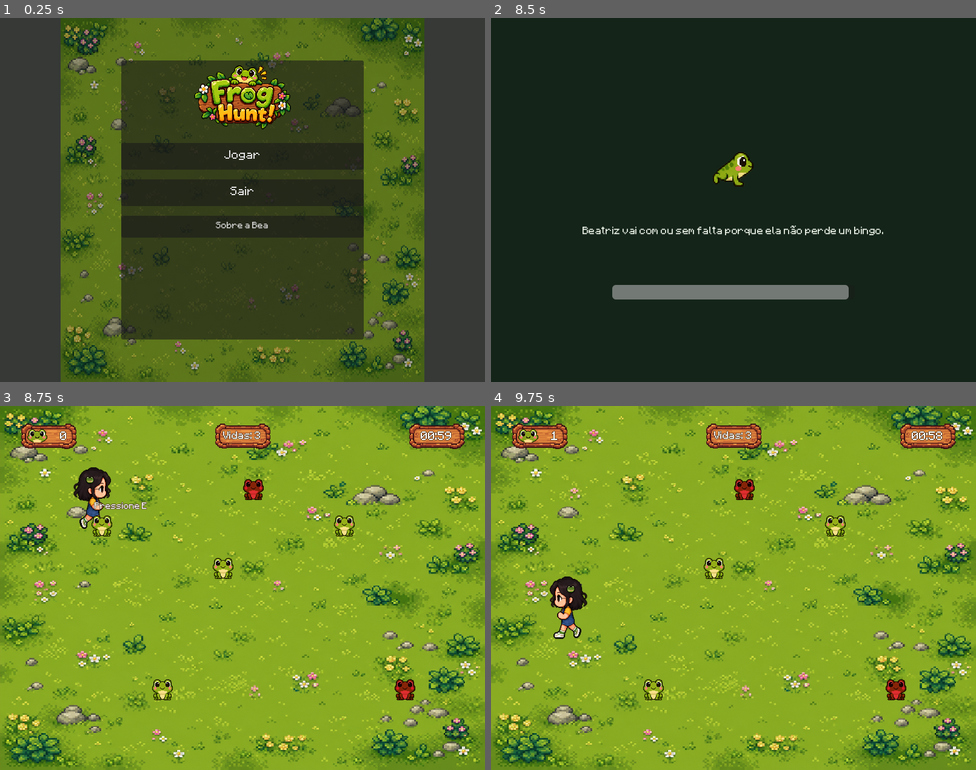
Above: before the commit, frames 1-4 (two rows, left to right).
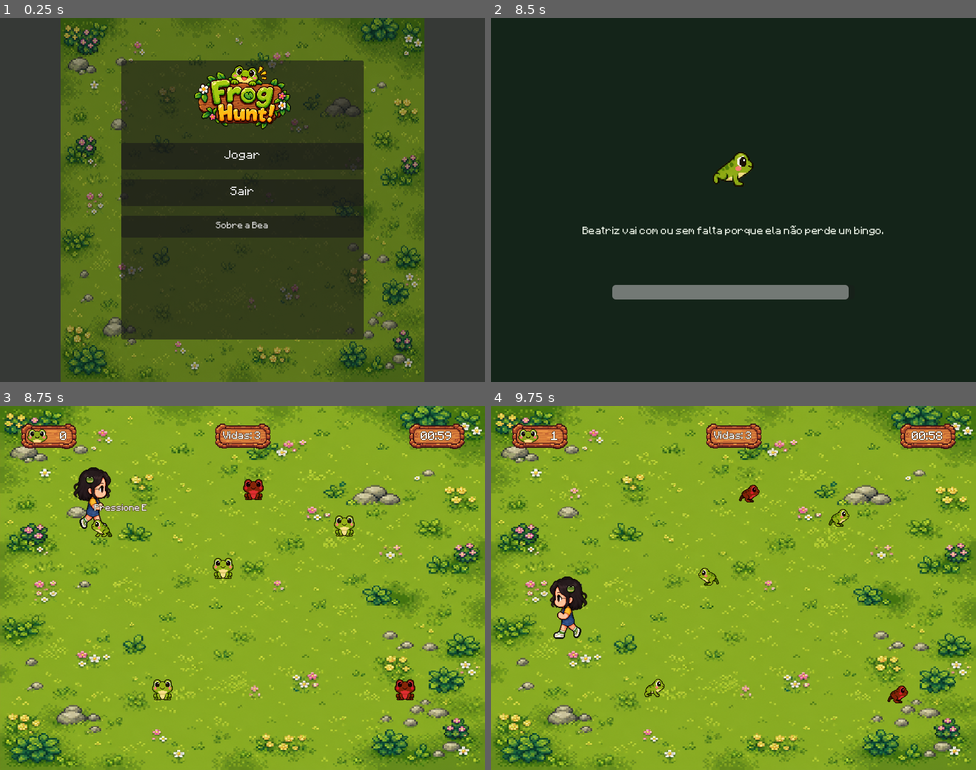
Above: after the commit, the same moments.

Repository: leticialencar/P.I-Games-beatriz-and-the-frogs
Game: Godot game, scene res://scenes/main_menu.tscn
Same seed, same stepped clock (60 frames per second), same inputs: the game is played once before the commit and once after it.
Inputs:
- Up to frame 1 (0.25 s): no input
- Up to frame 2 (8.5 s): click "Jogar" at 0.5 s; tap Enter at 1.25 s; hold Right 1.28-2.03 s; tap E every 0.75 s from 1.35 to 8.1 s; tap Space at 1.52, 2.27, 3.77, 4.52, 5.27, 6.77, 7.52, 8.27 s; hold Down 2.03-2.78 s; hold Right 2.78-3.53 s; hold Up 3.53-4.28 s; hold Left 4.28-5.78 s; hold Down 5.78-6.53 s; hold Right 6.53-7.28 s; hold Up 7.28-8.03 s; hold Right from 8.03 s (still down)
- Up to frame 3 (8.75 s): keep holding Right
- Up to frame 4 (9.75 s): tap E at 8.75, 8.85, 9.6 s; release Right at 8.78 s; hold Down 8.78-9.53 s; hold Left from 9.53 s (still down)

Frames 1-2 are identical in both runs. In frame 3, 0.3% of the frame differs, in the area x 18-31%, y 26-36%; in frame 4, 1.0%, in the area x 31-86%, y 20-82%.

Commit message:
Refactor Frog behavior and player movement logic. Updated frog types and added fleeing mechanics for the green frog. Improved input handling for player movement to normalize diagonal speed and prioritize animation direction.

Diff:
--- a/godot/scripts/frog.gd
+++ b/godot/scripts/frog.gd
@@ -1,7 +1,7 @@
 class_name Frog
 extends Node2D
 
-## Tipos do GDD — etapa 1: Verde (comum) e Estranho (inimigo).
+## Tipos do GDD — etapa atual: Verde (foge) e Estranho (persegue).
 enum FrogType { GREEN, STRANGE }
 
 const SCALE := 0.18
@@ -15,6 +15,15 @@
 const PATROL_SPEED := 55.0
 const CHASE_SPEED := 110.0
 
+## Mapa 1: raio de fuga pequeno/médio (GDD).
+const GREEN_DETECT_RADIUS := 115.0
+const GREEN_PATROL_SPEED := 75.0
+const GREEN_FLEE_SPEED := 175.0
+const GREEN_HOP_TIME := 0.38
+const GREEN_PAUSE_MIN := 0.45
+const GREEN_PAUSE_MAX := 1.1
+const GREEN_FLEE_HOP_TIME := 0.28
+
 @onready var sprite: Sprite2D = $Sprite2D
 
 var frog_type: FrogType = FrogType.GREEN
@@ -33,6 +42,7 @@
 var moving := false
 var action_playing := false
 var chasing := false
+var fleeing := false
 
 var state_timer := 0.0
 var state_duration := 0.0
@@ -48,7 +58,7 @@
 		speed = PATROL_SPEED
 	else:
 		modulate = Color.WHITE
-		speed = 60.0
+		speed = GREEN_PATROL_SPEED
 
 
 func is_catchable() -> bool:
@@ -60,15 +70,15 @@
 
 
 func get_center() -> Vector2:
-	if sprite.texture == null:
+	if sprite == null or sprite.texture == null:
 		return global_position
 	return global_position + sprite.texture.get_size() * 0.5
 
 
 func _ready() -> void:
 	_load_sprites()
-	move_dir = Vector2([-1.0, 1.0].pick_random(), 0.0)
-	state_duration = randf_range(1.0, 3.0)
+	move_dir = _random_dir()
+	state_duration = randf_range(GREEN_PAUSE_MIN, GREEN_PAUSE_MAX)
 	action_timer = randf_range(4.0, 8.0)
 	if idle_textures.size() > 0:
 		sprite.texture = idle_textures[0]
@@ -99,7 +109,7 @@
 			moving = not moving
 			state_duration = randf_range(1.0, 2.5)
 			if moving:
-				move_dir = Vector2(randf_range(-1.0, 1.0), randf_range(-1.0, 1.0)).normalized()
+				move_dir = _random_dir()
 				walk_frame = 0
 			else:
 				idle_frame = 0
@@ -118,12 +128,36 @@
 
 
 func _process_green(delta: float) -> void:
+	fleeing = false
+
+	if player != null and is_instance_valid(player):
+		var away: Vector2 = get_center() - player.get_center()
+		var distance: float = away.length()
+		if distance <= GREEN_DETECT_RADIUS and distance > 0.1:
+			fleeing = true
+			# Vetor oposto à Bea + leve variação para não travar em linha reta.
+			var flee_dir: Vector2 = away.normalized()
+			var side: Vector2 = Vector2(-flee_dir.y, flee_dir.x) * randf_range(-0.35, 0.35)
+			move_dir = (flee_dir + side).normalized()
+			speed = GREEN_FLEE_SPEED
+			moving = true
+			action_playing = false
+
+	if fleeing:
+		position += move_dir * speed * delta
+		_clamp_to_screen()
+		_advance_walk(delta)
+		sprite.texture = walk_textures[walk_frame]
+		sprite.flip_h = move_dir.x < 0.0
+		return
+
+	# Longe da Bea: saltos aleatórios com pausas (GDD).
 	if action_playing:
 		_update_action(delta)
 		return
 
 	action_timer -= delta
-	if action_timer <= 0.0:
+	if action_timer <= 0.0 and not moving:
 		action_playing = true
 		action_frame = 0
 		animation_timer = 0.0
@@ -133,15 +167,17 @@
 	if state_timer >= state_duration:
 		state_timer = 0.0
 		moving = not moving
-		state_duration = randf_range(1.0, 3.0)
 		if moving:
-			move_dir = Vector2([-1.0, 1.0].pick_random(), 0.0)
+			move_dir = _random_dir()
+			speed = GREEN_PATROL_SPEED
+			state_duration = GREEN_HOP_TIME
 			walk_frame = 0
 		else:
 			idle_frame = 0
+			state_duration = randf_range(GREEN_PAUSE_MIN, GREEN_PAUSE_MAX)
 
 	if moving:
-		position.x += speed * move_dir.x * delta
+		position += move_dir * speed * delta
 		_clamp_to_screen()
 		_advance_walk(delta)
 		sprite.texture = walk_textures[walk_frame]
@@ -150,6 +186,13 @@
 		_advance_idle(delta)
 		sprite.texture = idle_textures[idle_frame]
 		sprite.flip_h = false
+
+
+func _random_dir() -> Vector2:
+	var dir := Vector2(randf_range(-1.0, 1.0), randf_range(-1.0, 1.0))
+	if dir.length_squared() < 0.01:
+		return Vector2.RIGHT
+	return dir.normalized()
 
 
 func _clamp_to_screen() -> void:
--- a/godot/scripts/player.gd
+++ b/godot/scripts/player.gd
@@ -81,26 +81,30 @@
 
 func _handle_movement() -> void:
 	var input_vector := Vector2.ZERO
-	moving = false
 
 	if Input.is_key_pressed(KEY_LEFT) or Input.is_key_pressed(KEY_A):
-		input_vector.x = -1
-		direction = "side"
-		facing_right = false
-		moving = true
-	elif Input.is_key_pressed(KEY_RIGHT) or Input.is_key_pressed(KEY_D):
-		input_vector.x = 1
-		direction = "side"
-		facing_right = true
-		moving = true
-	elif Input.is_key_pressed(KEY_UP) or Input.is_key_pressed(KEY_W):
-		input_vector.y = -1
-		direction = "back"
-		moving = true
-	elif Input.is_key_pressed(KEY_DOWN) or Input.is_key_pressed(KEY_S):
-		input_vector.y = 1
-		direction = "front"
-		moving = true
+		input_vector.x -= 1.0
+	if Input.is_key_pressed(KEY_RIGHT) or Input.is_key_pressed(KEY_D):
+		input_vector.x += 1.0
+	if Input.is_key_pressed(KEY_UP) or Input.is_key_pressed(KEY_W):
+		input_vector.y -= 1.0
+	if Input.is_key_pressed(KEY_DOWN) or Input.is_key_pressed(KEY_S):
+		input_vector.y += 1.0
+
+	moving = input_vector != Vector2.ZERO
+
+	if moving:
+		# Normaliza para a diagonal não ficar mais rápida que o eixo puro.
+		input_vector = input_vector.normalized()
+
+		# Animação: prioriza o eixo dominante (empate → lado).
+		if absf(input_vector.x) >= absf(input_vector.y):
+			direction = "side"
+			facing_right = input_vector.x > 0.0
+		elif input_vector.y < 0.0:
+			direction = "back"
+		else:
+			direction = "front"
 
 	velocity = input_vector * BASE_SPEED * speed_multiplier
 
